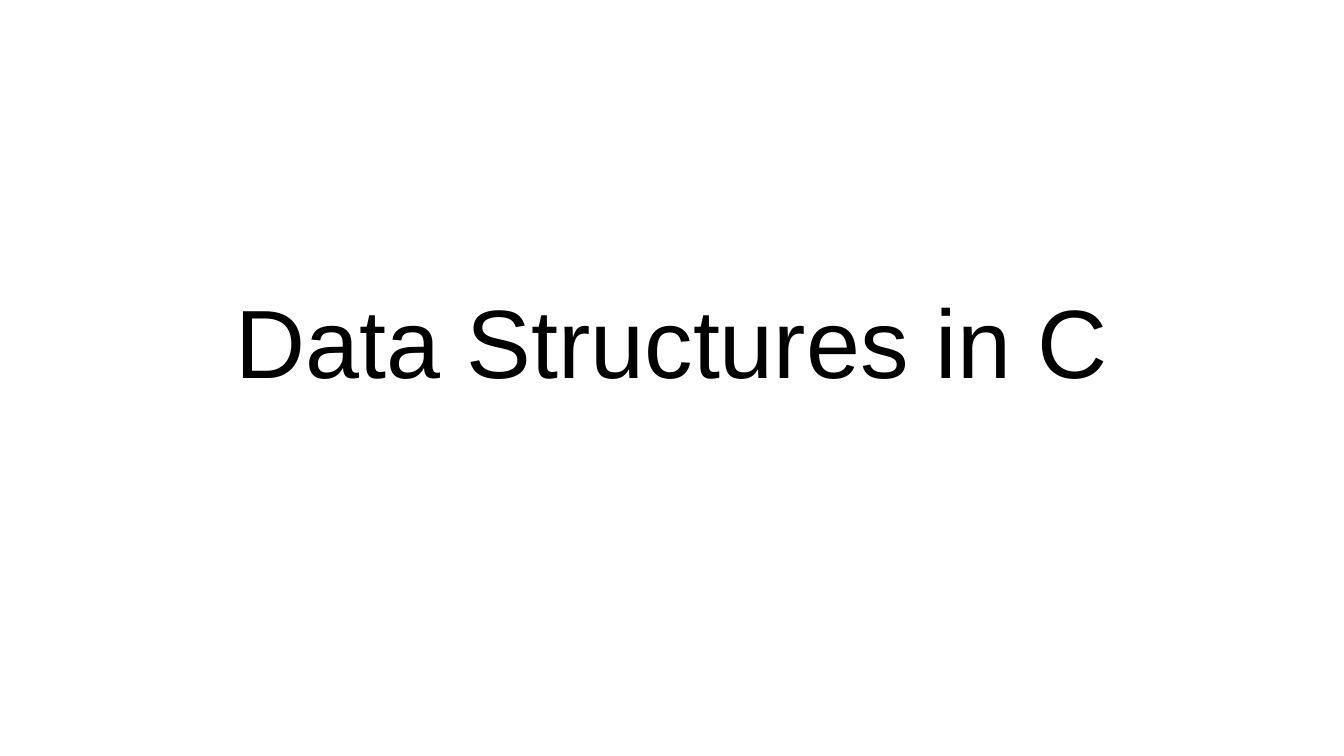
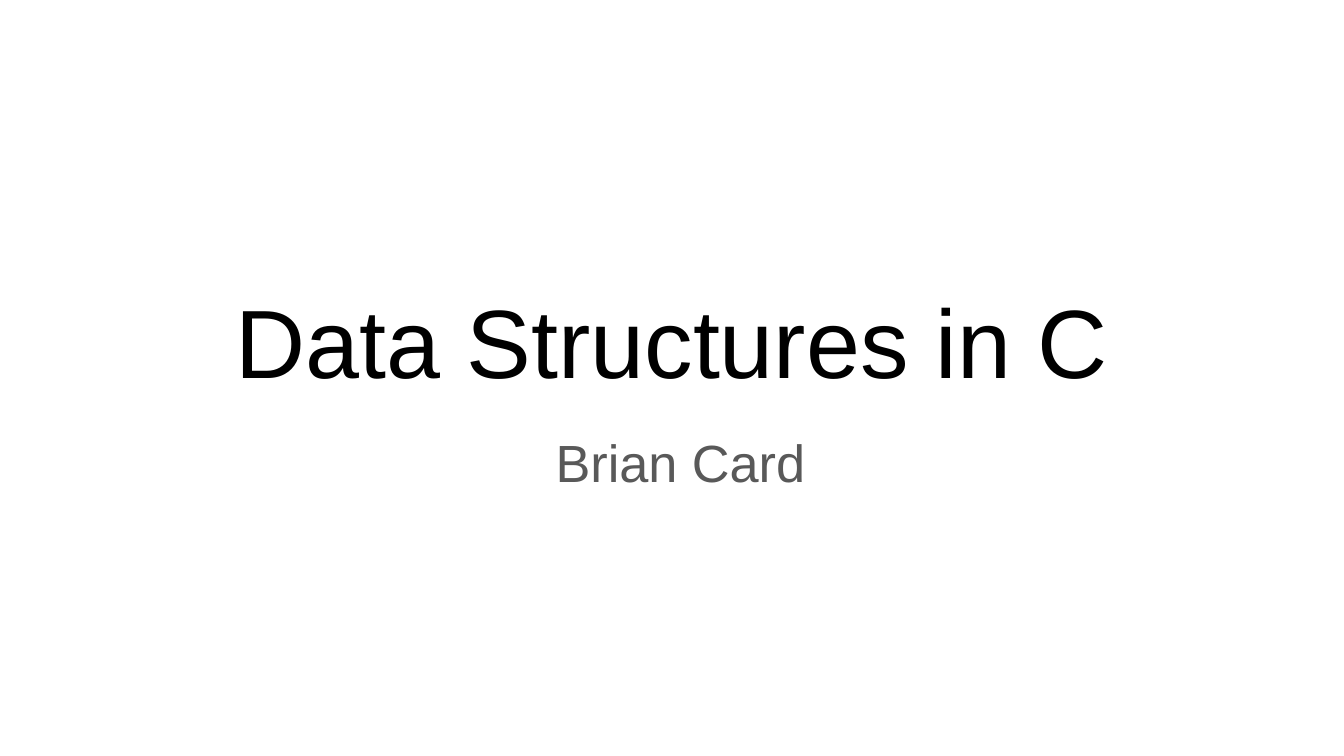
Before and after one commit to brian-card/data-structures, a slide deck: slide 1 of Data Structures in C.pptx. Drawn at 1344x756 pixels with LibreOffice and Linux fonts; fonts in the diff are those of the drawing. Boxes give left, top, right and bottom in pixels: in the first picture for what was removed or moved away, otherwise in the second. Text is boxed around its words. In the diff, an @@ line names an element or a change of style, - is before the commit and + after.

Commit message:
Adding my name to the first slide in 'Data Structures in C.pptx'.

```diff
--- a/Data Structures in C.pptx
+++ b/Data Structures in C.pptx
@@ subtitle added at bbox=[556, 444, 805, 483], 28 pt, text #595959 @@
+Brian Card
```
Also in this commit, not shown: 6 other slides changed.
